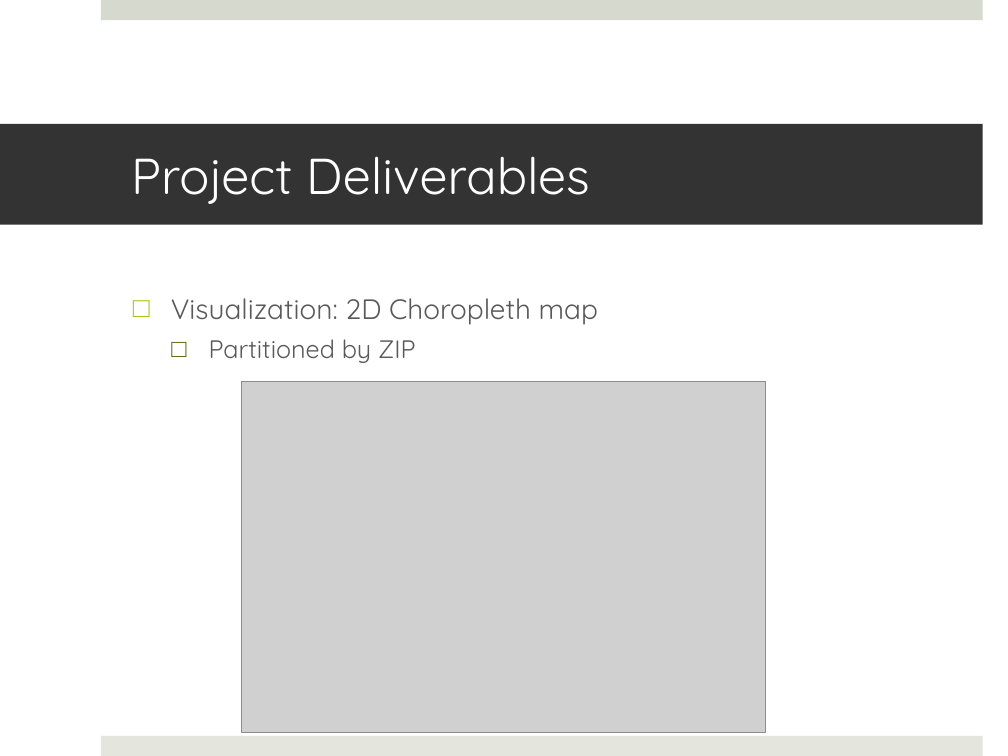
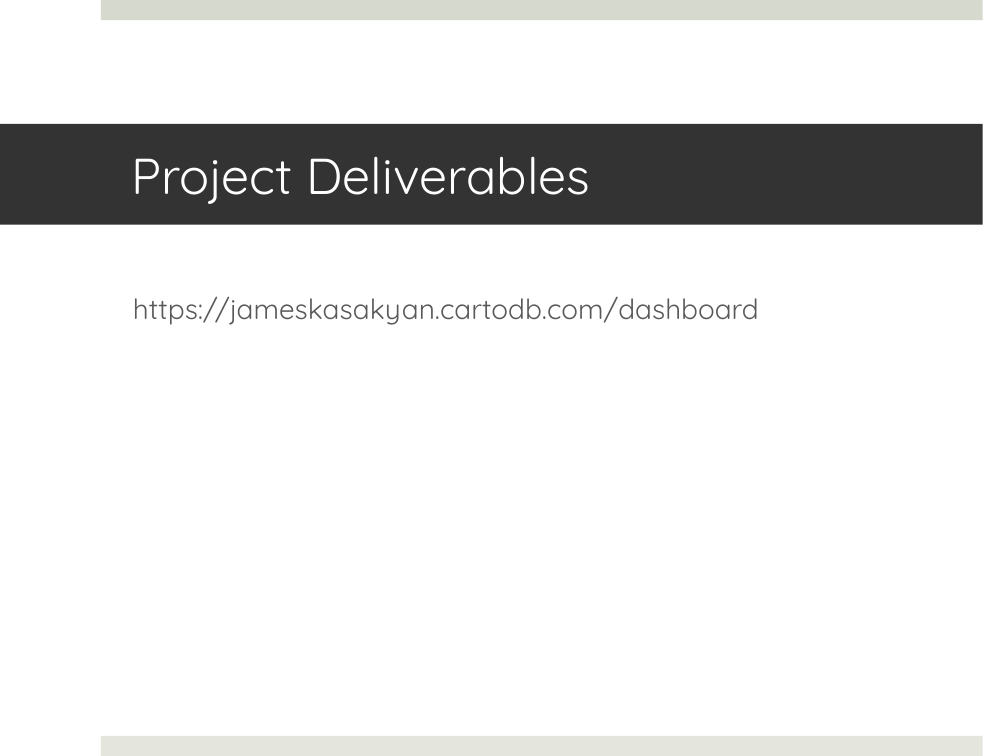
Before and after one commit to JKasakyan/BDM-Final-Project, a slide deck: slide 26 of Documents/Kasakyan_James_Proposal_Final_Presentation.pptx (slide 18 before the commit). Drawn at 1008x756 pixels with LibreOffice and Linux fonts; fonts in the diff are those of the drawing; grey boxes stand for pictures. Boxes give left, top, right and bottom in pixels: in the first picture for what was removed or moved away, otherwise in the second. Text is boxed around its words. In the diff, an @@ line names an element or a change of style, - is before the commit and + after.

```diff
--- a/Documents/Kasakyan_James_Proposal_Final_Presentation.pptx
+++ b/Documents/Kasakyan_James_Proposal_Final_Presentation.pptx
@@ text at <box>133,296,759,325</box>: text changed @@
-□ Visualization: 2D Choropleth map
-  □ Partitioned by ZIP
+https://jameskasakyan.cartodb.com/dashboard
@@ picture removed at <box>242,382,766,733</box> @@
```
Also in this commit, not shown: 1 other slide changed, 8 slides added, 1 slide removed.
